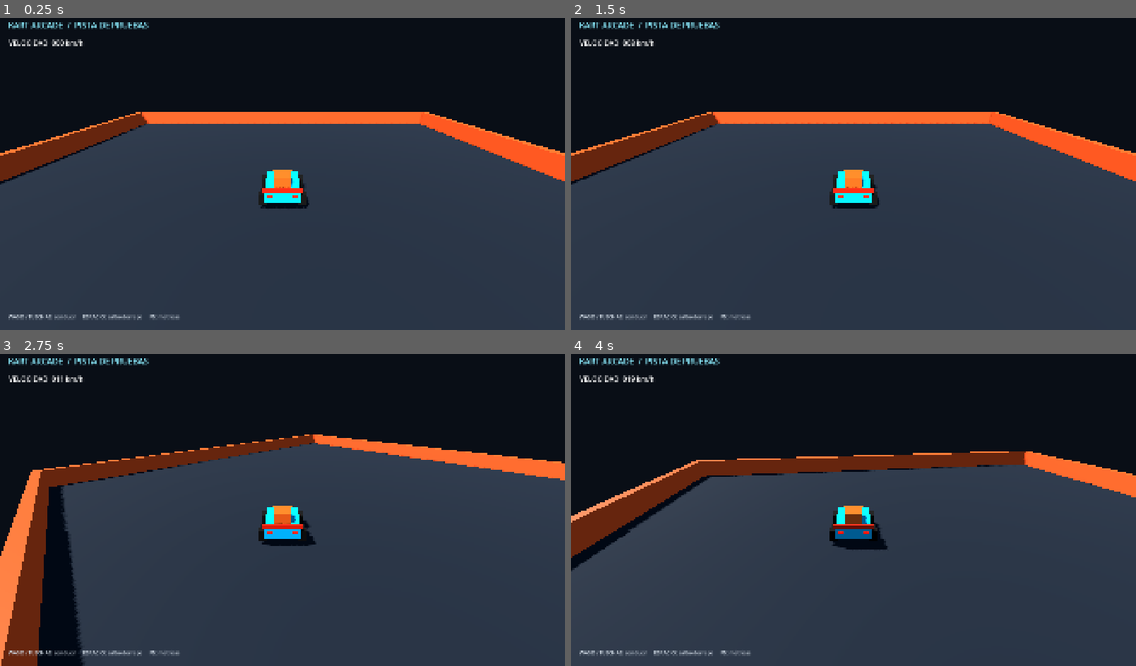
Above: before the commit, frames 1-4 (two rows, left to right).
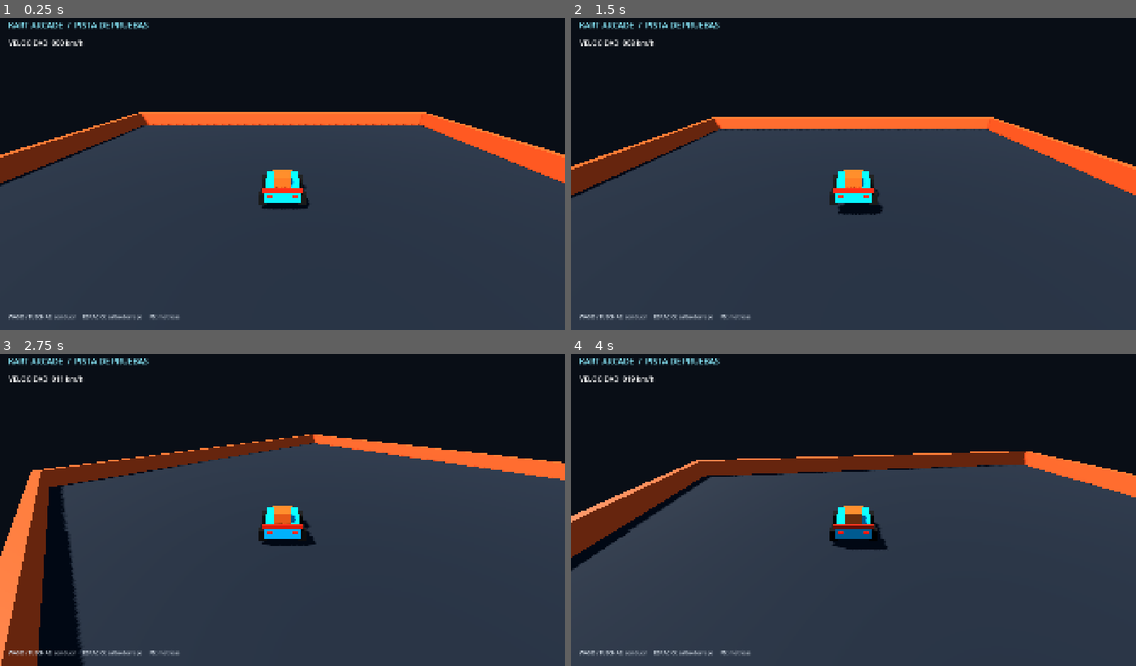
Above: after the commit, the same moments.

Repository: GammaYoshimura/kart
Game: Godot game, scene res://scenes/gameplay/playground.tscn
Same seed, same stepped clock (60 frames per second), same inputs: the game is played once before the commit and once after it.
Inputs:
- Up to frame 1 (0.25 s): no input
- Up to frame 2 (1.5 s): tap Enter at 0.5 s; hold D (steer_right) 0.53-1.28 s; hold Q (aim_backward) 0.53-1.28 s; tap Space (drift_hop) at 0.77 s; hold S (brake_reverse) from 1.28 s (still down); tap Page Down (toggle_perf_overlay) at 1.35 s
- Up to frame 3 (2.75 s): tap Space (drift_hop) at 1.52 s; release S (brake_reverse) at 2.03 s; hold D (steer_right) from 2.03 s (still down); hold E (use_item) from 2.03 s (still down)
- Up to frame 4 (4 s): release D (steer_right) at 2.78 s; release E (use_item) at 2.78 s; hold W (accelerate) 2.78-3.53 s; tap Q (aim_backward) at 2.85 s; tap Space (drift_hop) at 3.02, 3.77 s; hold A (steer_left) from 3.53 s (still down); tap Page Down (toggle_perf_overlay) at 3.6 s

The runs differ from the first frame. In frame 1, 0.9% of the frame differs, in the area x 0-100%, y 30-62%; in frame 2, 5.6%, in the area x 0-100%, y 30-64%; in frame 3, less than 0.1%; in frame 4, less than 0.1%.

Commit message:
feat: add kart ground sensors and landing response

Diff:
--- a/src/simulation/kart/kart_sim_body.gd
+++ b/src/simulation/kart/kart_sim_body.gd
@@ -1,7 +1,10 @@
 class_name KartSimBody
 extends CharacterBody3D
 
+const GROUND_ALIGN_SPEED: float = 10.0
+
 @export var stats: KartStatsResource
+@export var racer_id: int = 0
 @export_range(0.1, 2.0, 0.05) var surface_speed_mult: float = 1.0
 @export_range(0.1, 2.0, 0.05) var surface_acceleration_mult: float = 1.0
 @export_range(0.1, 2.0, 0.05) var surface_grip_mult: float = 1.0
@@ -9,6 +12,7 @@
 var state: KartSimState = KartSimState.new()
 var input_source: KartInputSource
 var simulation_tick: int = 0
+var _ground_raycasts: Array[RayCast3D] = []
 
 
 func _ready() -> void:
@@ -20,9 +24,11 @@
 		return
 	input_source = LocalHumanInputSource.new()
 	floor_max_angle = deg_to_rad(stats.max_driveable_slope_deg)
+	floor_snap_length = stats.ground_snap_distance
 	collision_layer = 1 << 2
 	collision_mask = (1 << 0) | (1 << 1) | (1 << 2)
 	_ensure_collision_shape()
+	_setup_ground_raycasts()
 	state.position = global_position
 	state.heading_yaw = rotation.y
 
@@ -39,7 +45,7 @@
 		return
 	state.just_landed_this_tick = false
 	state.update_drift_hop_buffer(command)
-	_update_ground_and_surface_sensors()
+	_update_ground_and_surface_sensors(delta)
 	_update_status_and_boost_timers()
 	_update_hop_and_drift_state(command)
 	_update_steering_and_heading(command, delta)
@@ -54,11 +60,23 @@
 	_move_and_resolve_collisions()
 
 
-func _update_ground_and_surface_sensors() -> void:
-	state.is_grounded = is_on_floor()
+func _update_ground_and_surface_sensors(delta: float) -> void:
+	var normal_sum: Vector3 = Vector3.ZERO
+	var hit_count: int = 0
+	for raycast: RayCast3D in _ground_raycasts:
+		raycast.force_raycast_update()
+		if raycast.is_colliding():
+			normal_sum += raycast.get_collision_normal()
+			hit_count += 1
+	var ascending_hop: bool = state.drift_state == 1 and state.vertical_speed > 0.0
+	var has_walkable_ground: bool = hit_count > 0
+	if has_walkable_ground:
+		var average_normal: Vector3 = (normal_sum / float(hit_count)).normalized()
+		has_walkable_ground = average_normal.dot(Vector3.UP) >= cos(deg_to_rad(stats.max_driveable_slope_deg))
+	state.is_grounded = has_walkable_ground and state.vertical_speed <= 2.0 and not ascending_hop
 	if state.is_grounded:
-		state.ground_normal = get_floor_normal()
-		state.up_normal = state.ground_normal
+		state.ground_normal = (normal_sum / float(hit_count)).normalized()
+		state.up_normal = state.up_normal.slerp(state.ground_normal, minf(GROUND_ALIGN_SPEED * delta, 1.0)).normalized()
 		if state.vertical_speed < 0.0:
 			state.vertical_speed = 0.0
 	state.current_surface_id = 0
@@ -123,6 +141,8 @@
 	var speed_turn_factor: float = stats.steer_speed_curve.sample_baked(speed_ratio)
 	if absf(state.forward_speed) < 0.1:
 		speed_turn_factor = 0.0
+	if not state.is_grounded:
+		speed_turn_factor *= stats.air_steer_factor
 	var reverse_factor: float = -1.0 if state.forward_speed < -0.2 else 1.0
 	state.heading_yaw -= deg_to_rad(stats.max_steer_angle_deg) * state.smoothed_steer_input * speed_turn_factor * reverse_factor * delta
 	rotation.y = state.heading_yaw
@@ -171,6 +191,7 @@
 
 func _move_and_resolve_collisions() -> void:
 	var was_grounded: bool = state.is_grounded
+	var impact_speed: float = absf(state.vertical_speed)
 	var collided: bool = move_and_slide()
 	if collided and is_on_wall():
 		state.last_wall_normal = get_wall_normal()
@@ -183,7 +204,9 @@
 		state.up_normal = state.ground_normal
 		if not was_grounded:
 			state.just_landed_this_tick = true
-			state.landing_impact_speed = absf(state.vertical_speed)
+			state.landing_impact_speed = impact_speed
+			velocity = velocity.slide(state.ground_normal)
+			EventBus.kart_landed.emit(racer_id, state.landing_impact_speed)
 	else:
 		state.airborne_ticks += 1
 	state.vertical_speed = velocity.dot(Vector3.UP)
@@ -201,3 +224,22 @@
 	var sphere: SphereShape3D = SphereShape3D.new()
 	sphere.radius = stats.collision_sphere_radius
 	collision_shape.shape = sphere
+
+
+func _setup_ground_raycasts() -> void:
+	var offsets: Array[Vector3] = [
+		Vector3.ZERO,
+		Vector3(-0.75, 0.0, -1.0),
+		Vector3(0.75, 0.0, -1.0),
+		Vector3(-0.75, 0.0, 1.0),
+		Vector3(0.75, 0.0, 1.0),
+	]
+	for index: int in range(offsets.size()):
+		var raycast: RayCast3D = RayCast3D.new()
+		raycast.name = "GroundRay_%d" % index
+		raycast.position = offsets[index]
+		raycast.target_position = Vector3.DOWN * (stats.collision_sphere_radius + stats.ground_snap_distance + 0.5)
+		raycast.collision_mask = 1
+		raycast.enabled = true
+		add_child(raycast)
+		_ground_raycasts.append(raycast)
Not shown, changed: docs/ROADMAP_PROGRESS.md
